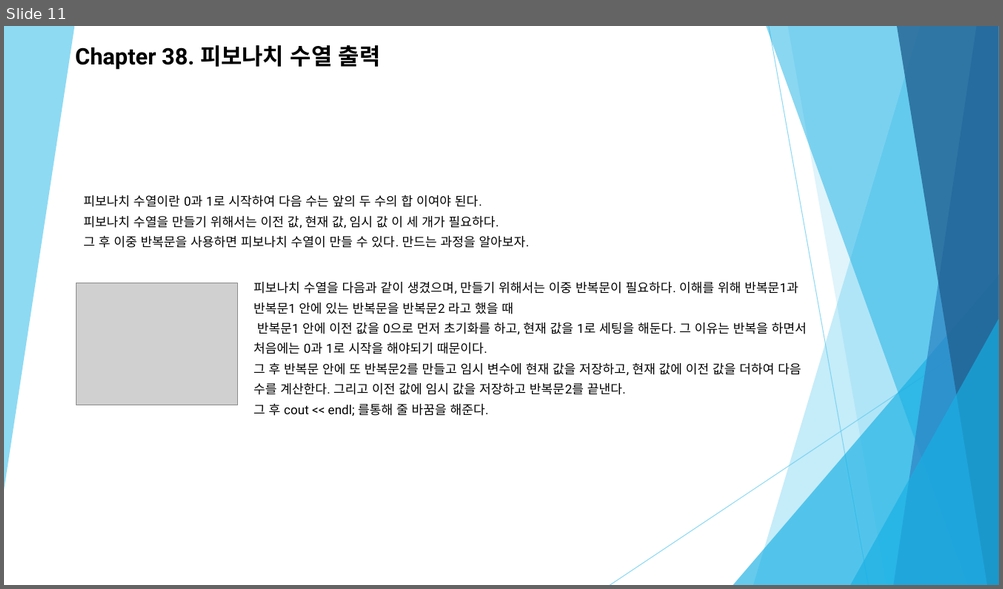
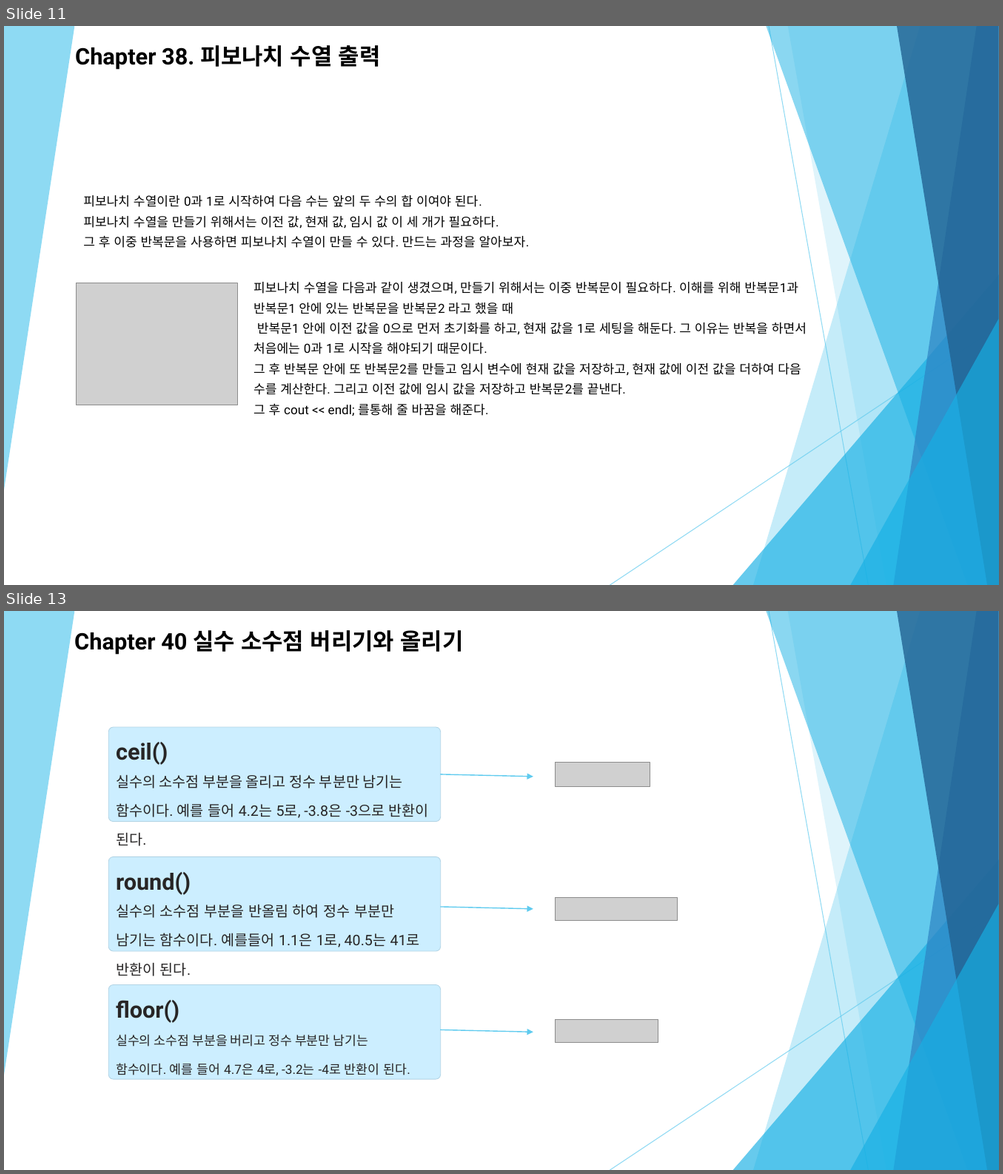
Before and after one commit to Zoselro/C-200, a slide deck: 세미나 자료/C++ 세미나 두 번째(1).pptx. Shown one above the other, each under a label of ours: slide 11 before the commit, slides 11 and 13 after it; the slides between them are not shown. The pictures are 1003x589 and 1003x1174 pixels, drawn with LibreOffice and Linux fonts; fonts in the diff are those of the drawing; grey boxes stand for pictures. Boxes give left, top, right and bottom in pixels: in the first picture for what was removed or moved away, otherwise in the second. Text is boxed around its words. In the diff, an @@ line names an element or a change of style, - is before the commit and + after.

```diff
--- a/세미나 자료/C++ 세미나 두 번째(1).pptx
+++ b/세미나 자료/C++ 세미나 두 번째(1).pptx
@@ slide 13 added at (4,611,999,1170), background #FFFFFF; not listed: 10 template elements that a slide beside it also shows @@
@@ text added at (74,630,464,655), 22 pt, text #000000, bold @@
+Chapter 40 실수 소수점 버리기와 올리기
@@ rounded rectangle added at (108,727,441,822), fill #CCEEFF, outline #B2D4E5 0.6 pt @@
@@ text added at (116,742,168,765), 21.9 pt, text #272525, bold @@
+ceil()
@@ picture added at (555,763,650,786) @@
@@ text added at (116,775,429,846), 14 pt, text #272525 @@
+실수의 소수점 부분을 올리고 정수 부분만 남기는 함수이다. 예를 들어 4.2는 5로, -3.8은 -3으로 반환이 된다.
@@ arrow added from (441, 775) to (533, 777), #5FCBEF 1 pt @@
@@ rounded rectangle added at (108,857,441,952), fill #CCEEFF, outline #B2D4E5 0.6 pt @@
@@ text added at (116,872,190,895), 21.9 pt, text #272525, bold @@
+round()
@@ picture added at (555,898,677,920) @@
@@ text added at (116,904,420,977), 14 pt, text #272525 @@
+실수의 소수점 부분을 반올림 하여 정수 부분만 남기는 함수이다. 예를들어 1.1은 1로, 40.5는 41로 반환이 된다.
@@ arrow added from (441, 907) to (533, 909), #5FCBEF 1 pt @@
@@ rounded rectangle added at (108,985,441,1080), fill #CCEEFF, outline #B2D4E5 0.6 pt @@
@@ text added at (116,1000,179,1023), 21.9 pt, text #272525, bold @@
+floor()
@@ arrow added from (441, 1031) to (533, 1033), #5FCBEF 1 pt @@
@@ picture added at (555,1020,658,1043) @@
@@ text added at (116,1034,410,1076), 12.3 pt, text #272525 @@
+실수의 소수점 부분을 버리고 정수 부분만 남기는 함수이다. 예를 들어 4.7은 4로, -3.2는 -4로 반환이 된다.
```
Also in this commit, not shown: 1 slide changed, 24 other slides added.
